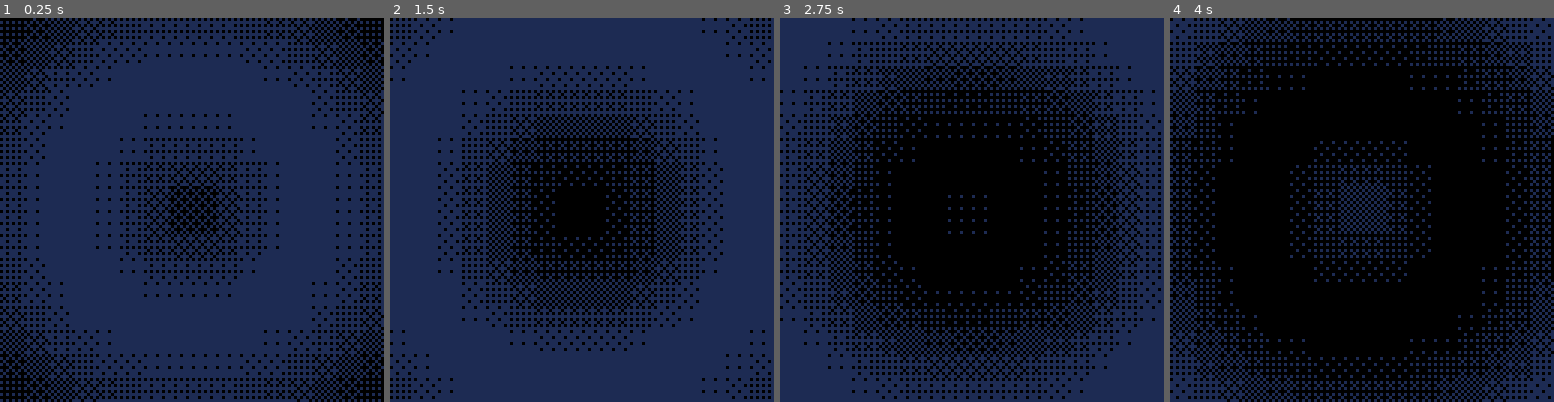
Above: before the commit, frames 1-4 (left to right).
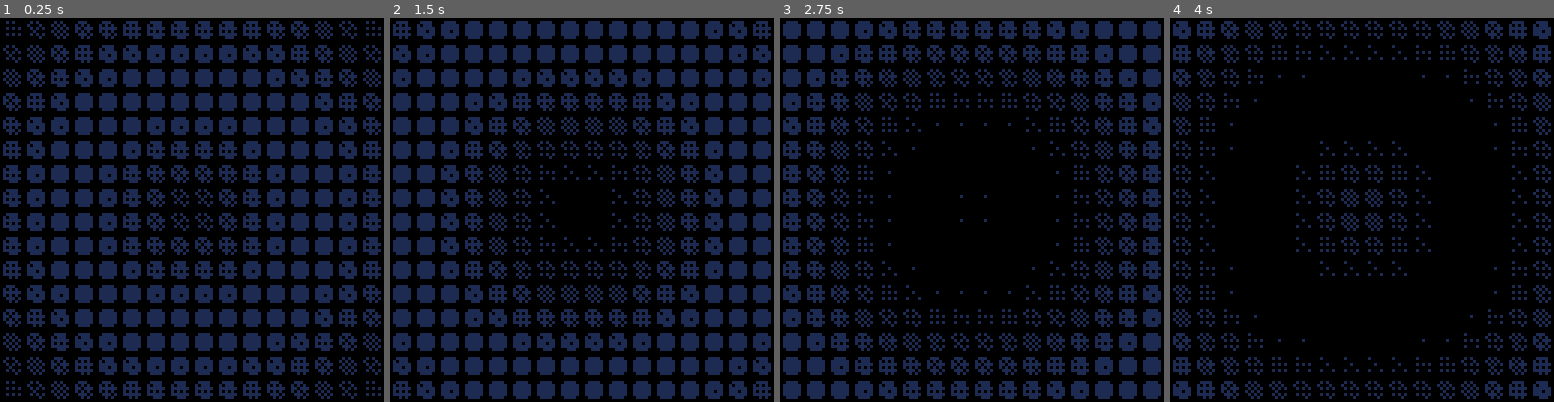
Above: after the commit, the same moments.

Repository: daniig/tttrush
Game: PICO-8 cartridge sintest.lua.p8
Same seed, same stepped clock (60 frames per second), same inputs: the game is played once before the commit and once after it.
Inputs:
- Up to frame 1 (0.25 s): no input
- Up to frame 2 (1.5 s): no input
- Up to frame 3 (2.75 s): no input
- Up to frame 4 (4 s): no input

The runs differ from the first frame. In frame 1, 41% of the frame differs, in the area x 0-100%, y 0-100%; in frame 2, 40%; in frame 3, 26%; in frame 4, 11%.

Commit message:
sintest lo doy por terminado

Diff:
--- a/sintest.lua.p8
+++ b/sintest.lua.p8
@@ -99,9 +99,6 @@
             py=ty*ts
             local d=sqrt(tx*tx+ty*ty) -- tried putting this in a lut, but no perf gains
             local intensity=17/2*(1.0+sin(d*n/r-timer/period))
-            if tx==0 and ty==0 then
-                printh(intensity)
-            end
             fillp(bayer_4x4_fillp_lut[cla(flr(intensity),0,16)])
             spr(32,     px+sw_h,    py+sh_h) -- DR
             spr(32,     px+sw_h,-ts-py+sh_h) -- UR
@@ -110,9 +107,6 @@
         end
     end
 end
-
--- lo que importa no es tener uno que sea del 50%, sino uno de 0.0, otro de 1.0, y los demas uniformemente distribuidos
-
 __gfx__
 00000000000000000000100000101000001010001010100010101000101010101010101010101010101010111011101111111011111111111111111111111111
 00000000000000000000000000000001000000010000010100010101010101010101010101010101010101010101010101010101010111010111110111111111
@@ -130,11 +124,10 @@
 00000000000000000000000000000000000000000101010101010101010101010000000000000000000000000000000000000000000000000000000000000000
 00000000000000000010001010101010101010101010101010101010101010100000000000000000000000000000000000000000000000000000000000000000
 00000000000000000000000000000000000000000000000000010001000100010000000000000000000000000000000000000000000000000000000000000000
-11111111bbbb00000000000000000000000000000000000000000000000000000000000000000000000000000000000000000000000000000000000000000000
-11111111bbbb00000000000000000000000000000000000000000000000000000000000000000000000000000000000000000000000000000000000000000000
-11111111bbbb00000000000000000000000000000000000000000000000000000000000000000000000000000000000000000000000000000000000000000000
-11111111bbbb00000000000000000000000000000000000000000000000000000000000000000000000000000000000000000000000000000000000000000000
-11111111000000000000000000000000000000000000000000000000000000000000000000000000000000000000000000000000000000000000000000000000
-11111111000000000000000000000000000000000000000000000000000000000000000000000000000000000000000000000000000000000000000000000000
-11111111000000000000000000000000000000000000000000000000000000000000000000000000000000000000000000000000000000000000000000000000
-11111111000000000000000000000000000000000000000000000000000000000000000000000000000000000000000000000000000000000000000000000000
+00000000bbbb00000000000000000000000000000000000000000000000000000000000000000000000000000000000000000000000000000000000000000000
+00111100bbbb00000000000000000000000000000000000000000000000000000000000000000000000000000000000000000000000000000000000000000000
+01111110bbbb00000000000000000000000000000000000000000000000000000000000000000000000000000000000000000000000000000000000000000000
+01111110bbbb00000000000000000000000000000000000000000000000000000000000000000000000000000000000000000000000000000000000000000000
+01111110000000000000000000000000000000000000000000000000000000000000000000000000000000000000000000000000000000000000000000000000
+01111110000000000000000000000000000000000000000000000000000000000000000000000000000000000000000000000000000000000000000000000000
+00111100000000000000000000000000000000000000000000000000000000000000000000000000000000000000000000000000000000000000000000000000
